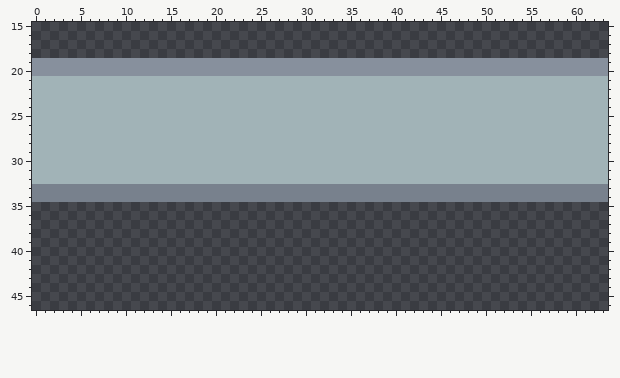
Edited in one commit: pixel-art file (assets_raw/pipe.aseprite). The picture above is the old version.
64x64 pixels, 1 frame. Shown: x 0..63, y 15..46.
Now the later version:
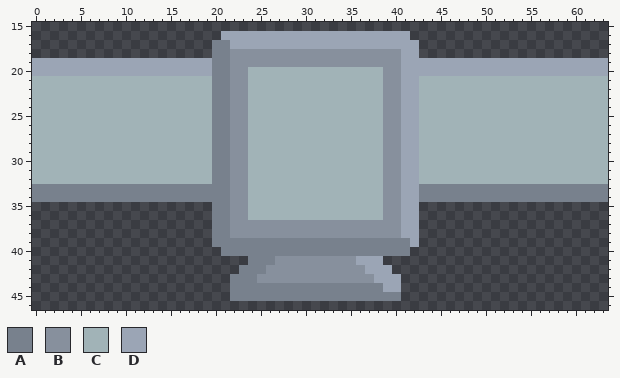
Palette (. is transparent): A #78818d  B #87909d  C #a1b3b7  D #9ba5b5
Changes in this commit:
layer "testbubble" now shown
layer "bubble box back" added
layer "bubble box front" added
Layers "bubble box front", "bubble box back", "front":
Colour A now appears in rows 17 to 18 at x 20 to 21; in rows 35 to 38 at x 20 to 21; in row 39 at x 20 to 41; in row 40 at x 21 to 41; in row 41 at x 24 to 26; in row 42 at x 23 to 25.
Colour A now appears in row 43 at x 22 to 24; in row 44 at x 22 to 38; in row 45 at x 22 to 40.
The author changed colour B to colour A in rows 19 to 20 at x 20 to 21.
The author changed colour C to colour A in rows 21 to 32 at x 20 to 21.
Colour B now appears in row 18 at x 22 to 40; in rows 35 to 36 at x 22 to 23 and 39 to 40; in rows 37 to 38 at x 22 to 40; in row 41 at x 27 to 35; in row 42 at x 26 to 36; in row 43 at x 25 to 37.
The author changed colour A to colour B in rows 33 to 34 at x 22 to 23 and 39 to 40.
The author changed colour C to colour B in rows 21 to 32 at x 22 to 23 and 39 to 40.
Colour C now appears in rows 35 to 36 at x 24 to 38.
The author changed colour A to colour C in rows 33 to 34 at x 24 to 38.
The author changed colour B to colour C in row 20 at x 24 to 38.
Colour D now appears in row 16 at x 21 to 41; in row 17 at x 22 to 42; in row 18 at x 41 to 42; in rows 35 to 38 at x 41 to 42; in row 39 at x 42; in row 41 at x 36 to 38.
Colour D now appears in row 42 at x 37 to 39; in row 43 at x 38 to 40; in row 44 at x 39 to 40.
The author changed colour A to colour D in rows 33 to 34 at x 41 to 42.
The author changed colour B to colour D in rows 19 to 20 at x 0 to 19 and 41 to 63.
The author changed colour C to colour D in rows 21 to 32 at x 41 to 42.
Changed places in both pictures, as pixel boxes (x1, y1, x2, y2):
changed: (32, 31, 608, 301)
